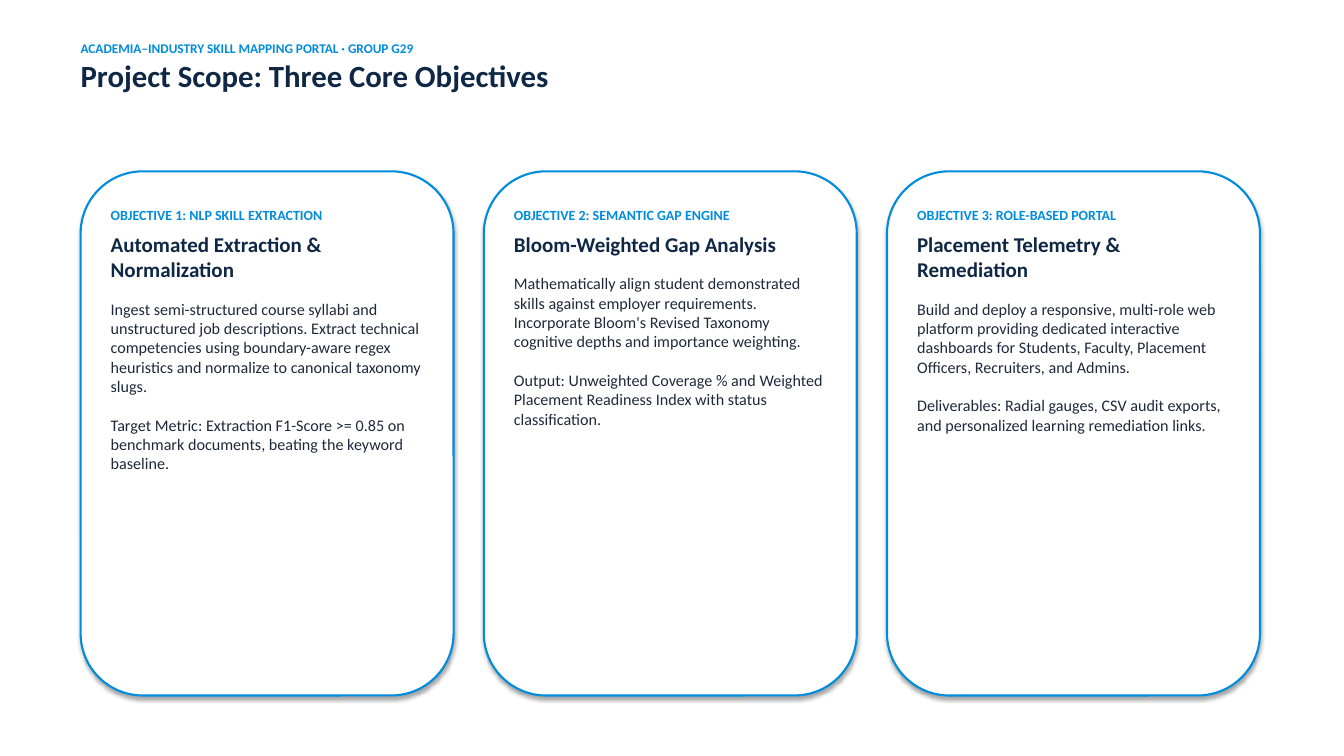
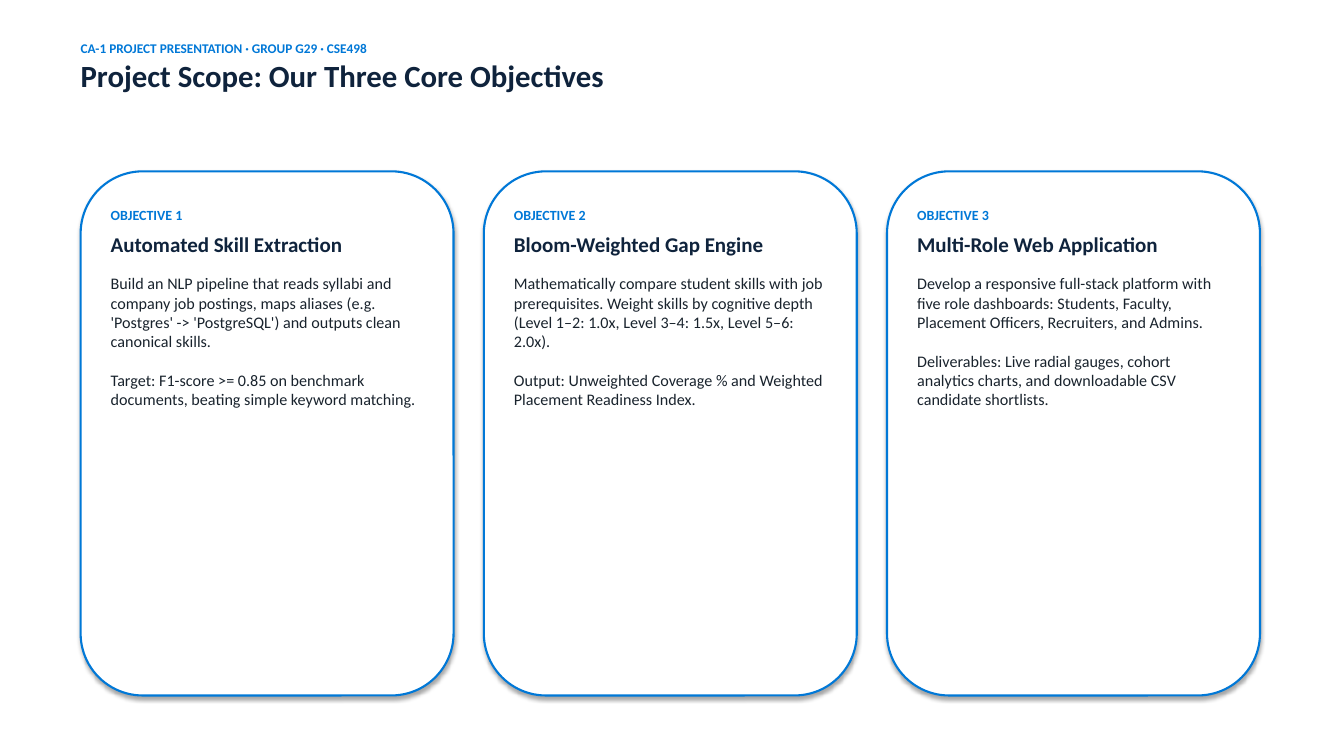
Before and after one commit to Shivam182-21/Academia_Industry_Skill_Mapping_Portal, a slide deck: slide 4 of K3P25_CSE_G29_CA1/presentation/K3P25_CSE_G29_CA1_Slides.pptx. Drawn at 1344x756 pixels with LibreOffice and Linux fonts; fonts in the diff are those of the drawing. Boxes give left, top, right and bottom in pixels: in the first picture for what was removed or moved away, otherwise in the second. Text is boxed around its words. In the diff, an @@ line names an element or a change of style, - is before the commit and + after.

Commit message:
docs: rewrite CA-1 report and presentation in authentic human-written engineering student style

```diff
--- a/K3P25_CSE_G29_CA1/presentation/K3P25_CSE_G29_CA1_Slides.pptx
+++ b/K3P25_CSE_G29_CA1/presentation/K3P25_CSE_G29_CA1_Slides.pptx
@@ text at (x1=81, y1=44, x2=604, y2=93): text changed; text colour #008CDC to #0078D7 @@
-ACADEMIA–INDUSTRY SKILL MAPPING PORTAL · GROUP G29
-Project Scope: Three Core Objectives
+CA-1 PROJECT PRESENTATION · GROUP G29 · CSE498
+Project Scope: Our Three Core Objectives
@@ outline #008CDC 1.5 pt to #0078D7 1.5 pt in 3 elements at (x1=81, y1=171, x2=454, y2=696), (x1=484, y1=171, x2=857, y2=696), (x1=887, y1=171, x2=1260, y2=696) @@
@@ text at (x1=111, y1=210, x2=415, y2=408): text changed; text colour #1E293B to #19232D @@
-OBJECTIVE 1: NLP SKILL EXTRACTION
-Automated Extraction & Normalization
-Ingest semi-structured course syllabi and unstructured job descriptions. Extract technical competencies using boundary-aware regex heuristics and normalize to canonical taxonomy slugs.
-Target Metric: Extraction F1-Score >= 0.85 on benchmark documents, beating the keyword baseline.
+OBJECTIVE 1
+Automated Skill Extraction
+Build an NLP pipeline that reads syllabi and company job postings, maps aliases (e.g. 'Postgres' -> 'PostgreSQL') and outputs clean canonical skills.
+Target: F1-score >= 0.85 on benchmark documents, beating simple keyword matching.
@@ text at (x1=514, y1=210, x2=823, y2=405): text changed; text colour #1E293B to #19232D @@
-OBJECTIVE 2: SEMANTIC GAP ENGINE
-Bloom-Weighted Gap Analysis
-Mathematically align student demonstrated skills against employer requirements. Incorporate Bloom's Revised Taxonomy cognitive depths and importance weighting.
-Output: Unweighted Coverage % and Weighted Placement Readiness Index with status classification.
+OBJECTIVE 2
+Bloom-Weighted Gap Engine
+Mathematically compare student skills with job prerequisites. Weight skills by cognitive depth (Level 1–2: 1.0x, Level 3–4: 1.5x, Level 5–6: 2.0x).
+Output: Unweighted Coverage % and Weighted Placement Readiness Index.
@@ text at (x1=917, y1=211, x2=1211, y2=405): text changed; text colour #1E293B to #19232D @@
-OBJECTIVE 3: ROLE-BASED PORTAL
-Placement Telemetry & Remediation
-Build and deploy a responsive, multi-role web platform providing dedicated interactive dashboards for Students, Faculty, Placement Officers, Recruiters, and Admins.
-Deliverables: Radial gauges, CSV audit exports, and personalized learning remediation links.
+OBJECTIVE 3
+Multi-Role Web Application
+Develop a responsive full-stack platform with five role dashboards: Students, Faculty, Placement Officers, Recruiters, and Admins.
+Deliverables: Live radial gauges, cohort analytics charts, and downloadable CSV candidate shortlists.
```
Also in this commit, not shown: 8 other slides changed, 1 slide added, 1 slide removed, 7 other files.
